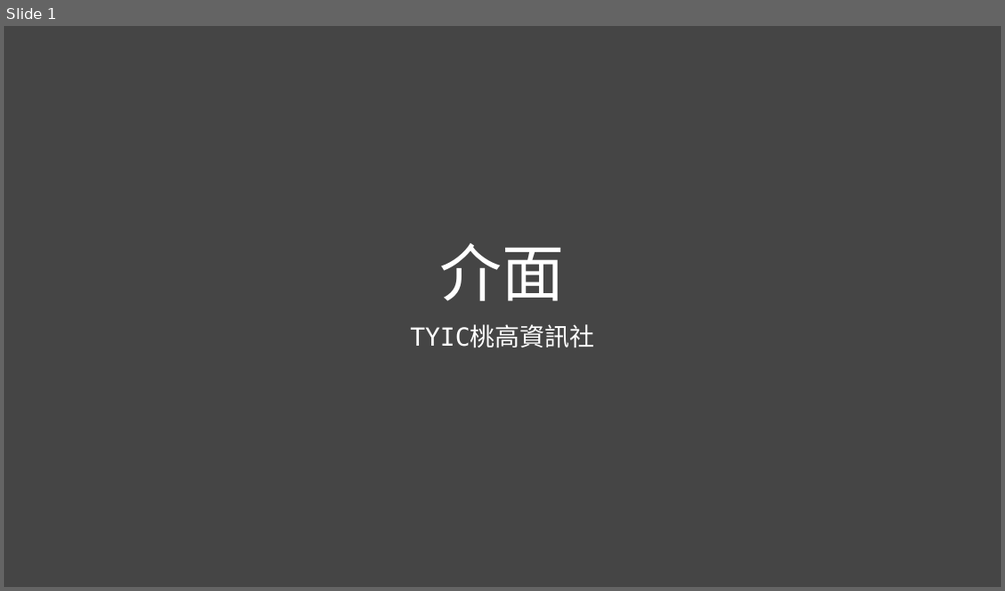
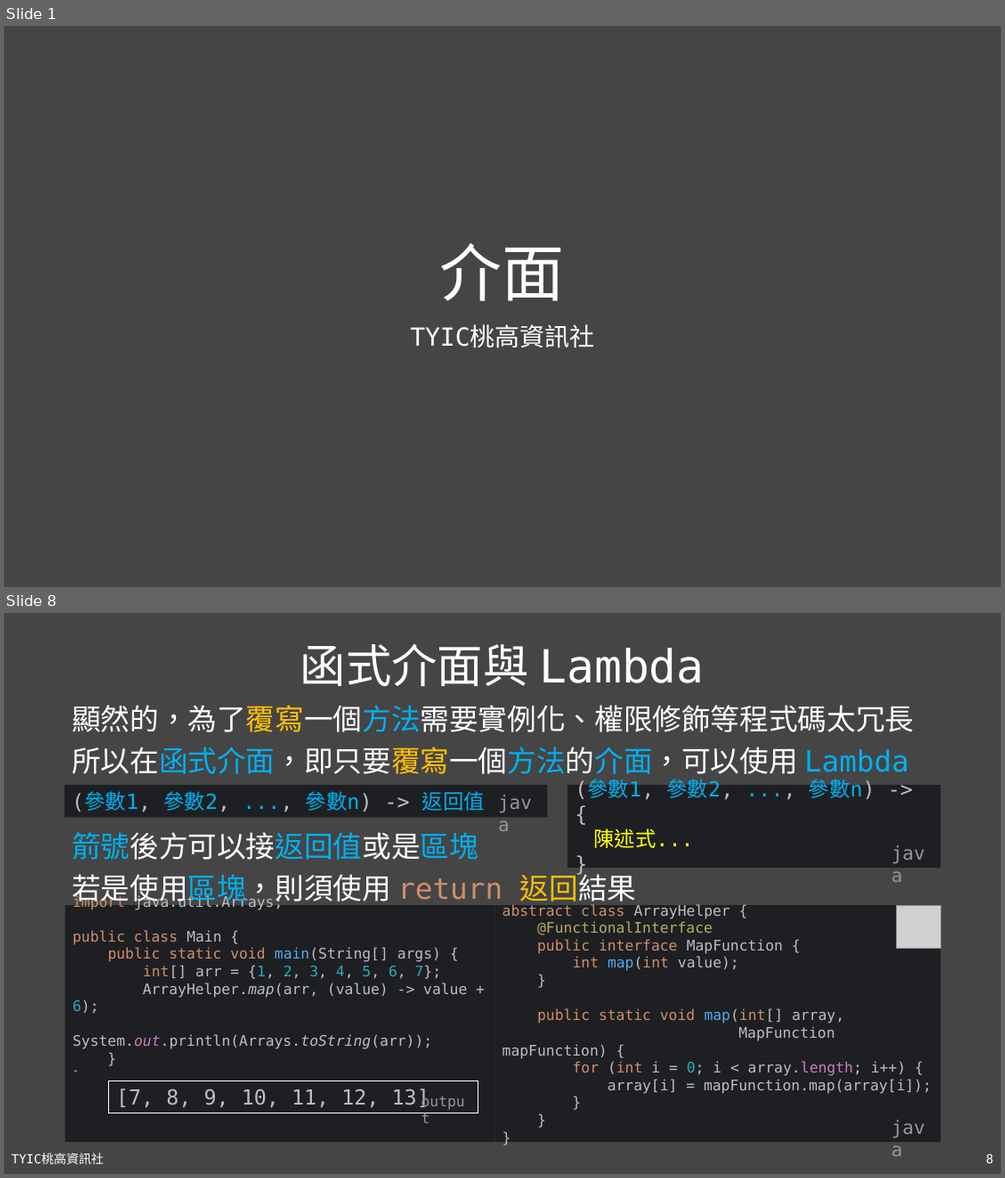
Before and after one commit to TYSHIC/slides, a slide deck: powerpoint/11_介面.pptx. Shown one above the other, each under a label of ours: slide 1 before the commit, slides 1 and 8 after it; the slides between them are not shown. The pictures are 1005x591 and 1005x1178 pixels, drawn with LibreOffice and Linux fonts; fonts in the diff are those of the drawing; grey boxes stand for pictures. Boxes give left, top, right and bottom in pixels: in the first picture for what was removed or moved away, otherwise in the second. Text is boxed around its words. In the diff, an @@ line names an element or a change of style, - is before the commit and + after.

Commit message:
11_lambda

```diff
--- a/powerpoint/11_介面.pptx
+++ b/powerpoint/11_介面.pptx
@@ slide 8 added at bbox=[4, 613, 1001, 1174], background #454545 @@
@@ title added at bbox=[300, 644, 704, 686], 44 pt, text #FFFFFF @@
+函式介面與 Lambda
@@ text added at bbox=[72, 705, 914, 779], 28 pt, text #FFFFFF @@
+顯然的，為了覆寫一個方法需要實例化、權限修飾等程式碼太冗長
+所以在函式介面，即只要覆寫一個方法的介面，可以使用 Lambda
@@ rectangle added at bbox=[65, 784, 548, 817], fill #1E1F22, 20 pt, text #00B0F0 @@
+(參數1, 參數2, ..., 參數n) -> 返回值
@@ rectangle added at bbox=[568, 784, 941, 868], fill #1E1F22, 20 pt, text #00B0F0 @@
+(參數1, 參數2, ..., 參數n) -> {
+陳述式...
+}
@@ text added at bbox=[72, 832, 637, 906], 28 pt, text #FFFFFF @@
+箭號後方可以接返回值或是區塊
+若是使用區塊，則須使用 return 返回結果
@@ text added at bbox=[884, 837, 941, 868], 18 pt, text #969696 @@
+java
@@ text added at bbox=[134, 894, 283, 909], 18 pt, text #969696 @@
+java
@@ group added at bbox=[65, 906, 941, 1142]: 3 rectangles, 1 text, 1 picture @@
+abstract class ArrayHelper {
+@FunctionalInterface
+public interface MapFunction {
+int map(int value);
+}
+public static void map(int[] array,
+MapFunction mapFunction) {
+for (int i = 0; i < array.length; i++) {
+array[i] = mapFunction.map(array[i]);
+}
+}
+}
+import java.util.Arrays;
+public class Main {
+public static void main(String[] args) {
+int[] arr = {1, 2, 3, 4, 5, 6, 7};
+ArrayHelper.map(arr, (value) -> value + 6);
+System.out.println(Arrays.toString(arr));
+}
+}
+java
@@ rectangle added at bbox=[109, 1080, 477, 1113], fill #1E1F22, outline #FFFFFF 0.75 pt, 20 pt, text #BCBEC4 @@
+[7, 8, 9, 10, 11, 12, 13]
@@ text added at bbox=[413, 1088, 477, 1113], 14 pt, text #969696 @@
+output
@@ text added at bbox=[11, 1153, 104, 1164], 12 pt, text #FFFFFF @@
+TYIC桃高資訊社
@@ page number added at bbox=[986, 1153, 993, 1163], 12 pt, text #FFFFFF @@
+8
```
Also in this commit, not shown: 2 slides changed, 5 other slides added, 14 other files.
